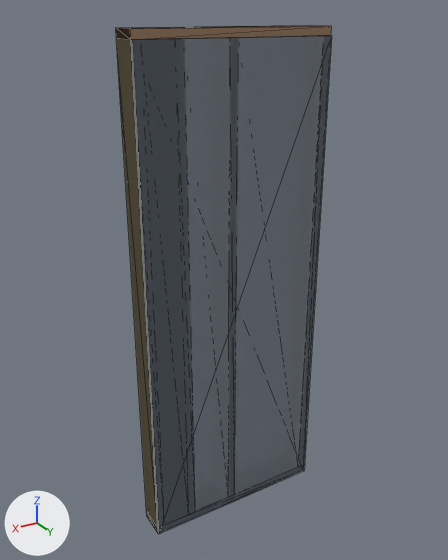
The glTF model panels/EX6_FF.glb as it was, and as the next commit left it.
One viewpoint serves both versions: a camera (50 mm lens) standing at (1.41, 2.3, 1.24) and looking at (0.01, -0.04, 0.07). Arrows for +X, +Y and +Z are at lower left; the lights stay in place. The first picture is the older version. Mesh edges are drawn as thin lines. Vertices at exactly the same position are counted once.

The older version as bpy lines, for what is in view:
```python
me_ex6_ff = bpy.data.meshes.new('EX6 FF')
me_ex6_ff.from_pydata(...)  # 88 vertices, 132 faces, 132 loose edges; spans x -0.46..0.46, y -0.07..0.07, z -1.19..1.19
# faces by material slot: [12, 12, 12, 12, 24, 12, 12, 36]
me_ex6_ff.materials.append(mat_bottom_rail)  # brown #a28165
me_ex6_ff.materials.append(mat_top_rail)  # brown #a28165
me_ex6_ff.materials.append(mat_right_end_stud)  # beige #f6e5bc
me_ex6_ff.materials.append(mat_left_end_stud)  # beige #f6e5bc
me_ex6_ff.materials.append(mat_common_stud)  # beige #f6e5bc
me_ex6_ff.materials.append(mat_osb_external)  # grey #a2adbc
me_ex6_ff.materials.append(mat_junction_stud)  # beige #f6e5bc
me_ex6_ff.materials.append(mat_insulation)  # white #fceaea
ob_ex6_ff = bpy.data.objects.new('EX6 FF', me_ex6_ff)
ob_ex6_ff.location = (0.0, 0.0, 0.0)
```
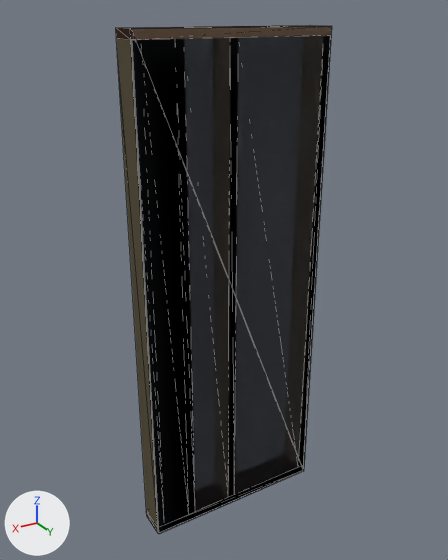
What differs and where, as boxes (x1, y1, x2, y2) in the pictures (448 x 560 px; the box of a moved part takes in the faces that stretch with it):
```json
{"part": 1, "of": "me_ex6_ff", "change": "moved or reshaped", "before": [131, 36, 332, 534], "after": [131, 26, 332, 534]}
```

The change, as JSON lines over the scene's bpy script:
```json
{"block": "me_ex6_ff", "where": "me_ex6_ff.from_pydata(...)  # 88 vertices, 132 faces, 132 loose edges; spans x -0.46..0.46, y -0.07..0.07, z -1.19..1.19"}
{"block": "me_ex6_ff", "where": "# used by ob_ex6_ff; location = (0.0, 0.0, 0.0)"}
{"block": "me_ex6_ff", "change": "me_ex6_ff part 1"}
{"op": "set", "path": "me_ex6_ff.vertices[41].co", "old": "(-0.46, 0.07, -1.19)", "new": "(0.46, 0.07, -1.19)", "note": "pixel (303, 470) -> pixel (159, 534)"}
{"op": "set", "path": "me_ex6_ff.vertices[42].co", "old": "(0.46, 0.07, -1.19)", "new": "(0.46, 0.07, 1.19)", "note": "pixel (158, 533) -> pixel (131, 29)"}
{"op": "set", "path": "me_ex6_ff.vertices[43].co", "old": "(0.46, 0.07, -1.19)", "new": "(-0.46, 0.07, 1.19)", "note": "pixel (159, 534) -> pixel (332, 26)"}
{"op": "set", "path": "me_ex6_ff.vertices[44].co", "old": "(0.46, 0.07, 1.15)", "new": "(-0.46, 0.07, -1.19)", "note": "pixel (131, 39) -> pixel (303, 470)"}
{"op": "set", "path": "me_ex6_ff.vertices[45].co", "old": "(0.46, 0.07, 1.15)", "new": "(-0.46, 0.07, 1.19)", "note": "pixel (132, 39) -> pixel (331, 26)"}
{"op": "set", "path": "me_ex6_ff.vertices[46].co", "old": "(-0.46, 0.07, 1.15)", "new": "(0.46, 0.07, 1.19)", "note": "pixel (330, 35) -> pixel (130, 28)"}
{"op": "set", "path": "me_ex6_ff.vertices[47].co", "old": "(-0.46, 0.07, 1.15)", "new": "(0.46, 0.07, -1.19)", "note": "pixel (331, 35) -> pixel (158, 533)"}
```
